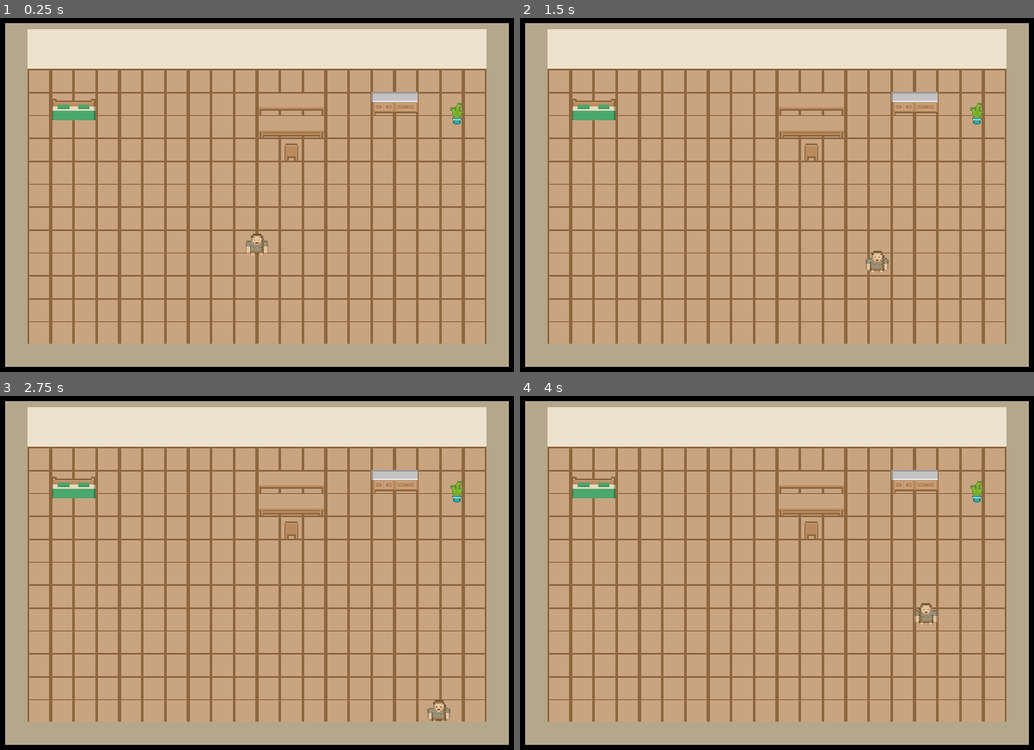
Above: before the commit, frames 1-4 (two rows, left to right).
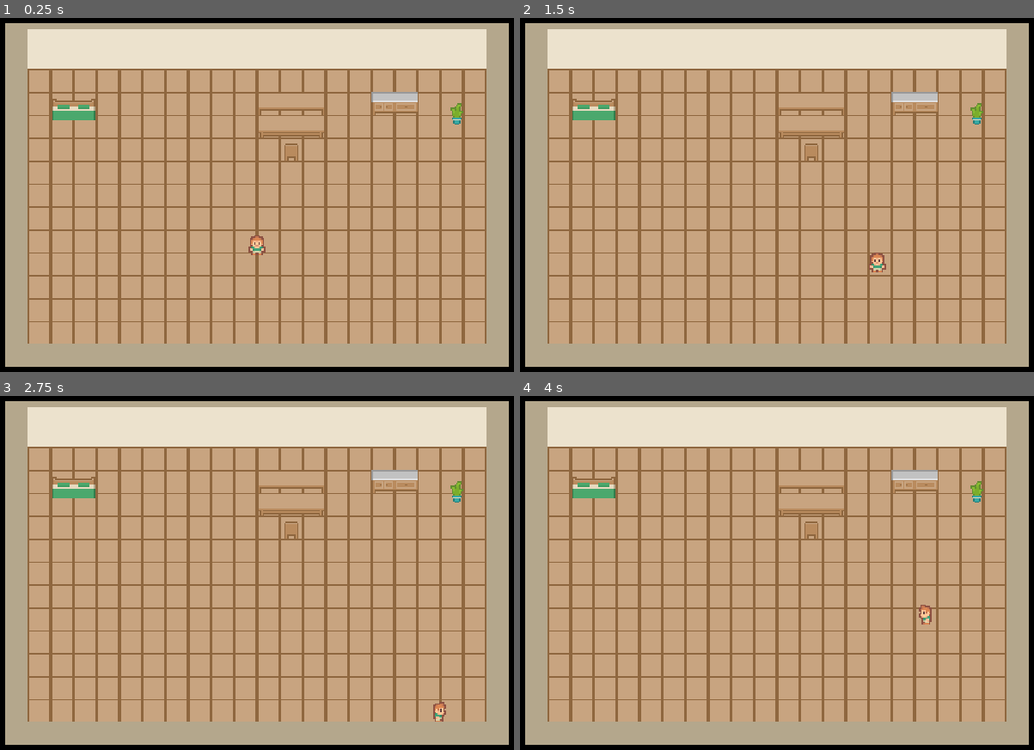
Above: after the commit, the same moments.

Repository: ddziekon/korpo-symulator
Game: Godot game, scene res://scenes/rooms/player_room.tscn
Two runs of this game, one before a commit and one after it. Both use one fixed random seed, a clock stepped at 60 frames per second and the inputs below.
Inputs:
- Up to frame 1 (0.25 s): no input
- Up to frame 2 (1.5 s): tap Enter at 0.5 s; hold D (move_right) 0.53-1.28 s; hold S (move_down) from 1.28 s (still down)
- Up to frame 3 (2.75 s): release S (move_down) at 2.03 s; hold D (move_right) from 2.03 s (still down)
- Up to frame 4 (4 s): release D (move_right) at 2.78 s; hold W (move_up) 2.78-3.53 s; hold A (move_left) from 3.53 s (still down)

The runs differ from the first frame. In frame 1, 0.2% of the frame differs, in the area x 47-53%, y 60-67%; in frame 2, 0.2%; in frame 3, 0.2%; in frame 4, 0.2%, in the area x 76-82%, y 58-65%.

Commit message:
Postac gracza z RPG Urban Pack (4 kierunki)

Diff:
--- a/scenes/player/player.tscn
+++ b/scenes/player/player.tscn
@@ -3,7 +3,7 @@
 [ext_resource type="Script" path="res://scripts/player/player.gd" id="1_player"]
 [ext_resource type="Script" path="res://scripts/components/movement_component.gd" id="2_move"]
 [ext_resource type="Script" path="res://scripts/camera/follow_camera.gd" id="3_cam"]
-[ext_resource type="Texture2D" path="res://assets/kenney/characters/roguelikeChar_transparent.png" id="4_chars"]
+[ext_resource type="Texture2D" path="res://assets/kenney/urban/urban_tilemap.png" id="4_chars"]
 
 [sub_resource type="RectangleShape2D" id="RectangleShape2D_feet"]
 size = Vector2(10, 6)
@@ -21,7 +21,7 @@
 position = Vector2(0, -8)
 texture = ExtResource("4_chars")
 region_enabled = true
-region_rect = Rect2(0, 119, 16, 16)
+region_rect = Rect2(408, 0, 16, 16)
 
 [node name="CollisionShape2D" type="CollisionShape2D" parent="."]
 position = Vector2(0, -3)
--- a/scripts/player/player.gd
+++ b/scripts/player/player.gd
@@ -2,9 +2,20 @@
 extends CharacterBody2D
 ## Gracz. Tylko łączy komponenty ze sobą, logika ruchu jest w MovementComponent.
 
+## Rozmiar kafelka i krok w arkuszu (16 px + 1 px odstępu).
+const CELL_SIZE: int = 16
+const CELL_STEP: int = 17
+## Kolumny arkusza dla kierunków: lewo, dół (przodem), góra (tyłem), prawo.
+const COLUMN_LEFT: int = 23
+const COLUMN_DOWN: int = 24
+const COLUMN_UP: int = 25
+const COLUMN_RIGHT: int = 26
+
 @export var movement: MovementComponent
 @export var sprite: Sprite2D
 @export var interaction_point: Marker2D
+## Wiersz postaci w arkuszu (0 = chłopak w zielonej koszulce, stojący).
+@export var sprite_row: int = 0
 ## Odległość punktu interakcji od środka ciała postaci (w pikselach).
 @export_range(0.0, 64.0, 1.0) var interaction_distance: float = 12.0
 ## Środek ciała względem pozycji węzła (pozycja węzła to stopy, potrzebne do Y-sortu).
@@ -20,6 +31,19 @@
 func _on_direction_changed(direction: Vector2) -> void:
 	if interaction_point != null:
 		interaction_point.position = body_center + direction * interaction_distance
-	# Odbijamy sprite tylko przy ruchu poziomym, żeby nie migał przy ruchu góra/dół.
-	if sprite != null and not is_zero_approx(direction.x):
-		sprite.flip_h = direction.x < 0.0
+	if sprite != null:
+		_set_sprite_column(_column_for_direction(direction))
+
+
+func _column_for_direction(direction: Vector2) -> int:
+	# Przy ruchu po skosie wygrywa oś o większej wartości.
+	if absf(direction.x) > absf(direction.y):
+		return COLUMN_RIGHT if direction.x > 0.0 else COLUMN_LEFT
+	return COLUMN_DOWN if direction.y > 0.0 else COLUMN_UP
+
+
+func _set_sprite_column(column: int) -> void:
+	sprite.region_rect = Rect2(
+		Vector2(column * CELL_STEP, sprite_row * CELL_STEP),
+		Vector2(CELL_SIZE, CELL_SIZE)
+	)
Not shown, added: assets/kenney/urban/License.txt
Binary file added: assets/kenney/urban/urban_tilemap.png
Not shown, added: assets/kenney/urban/urban_tilemap.png.import
Not shown, changed: assets/ASSETS.md
